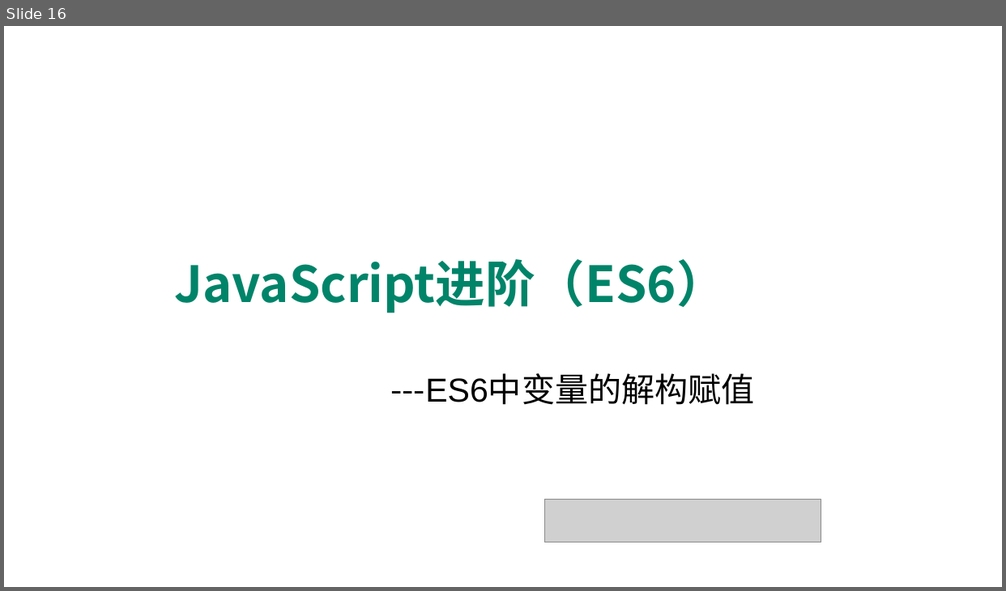
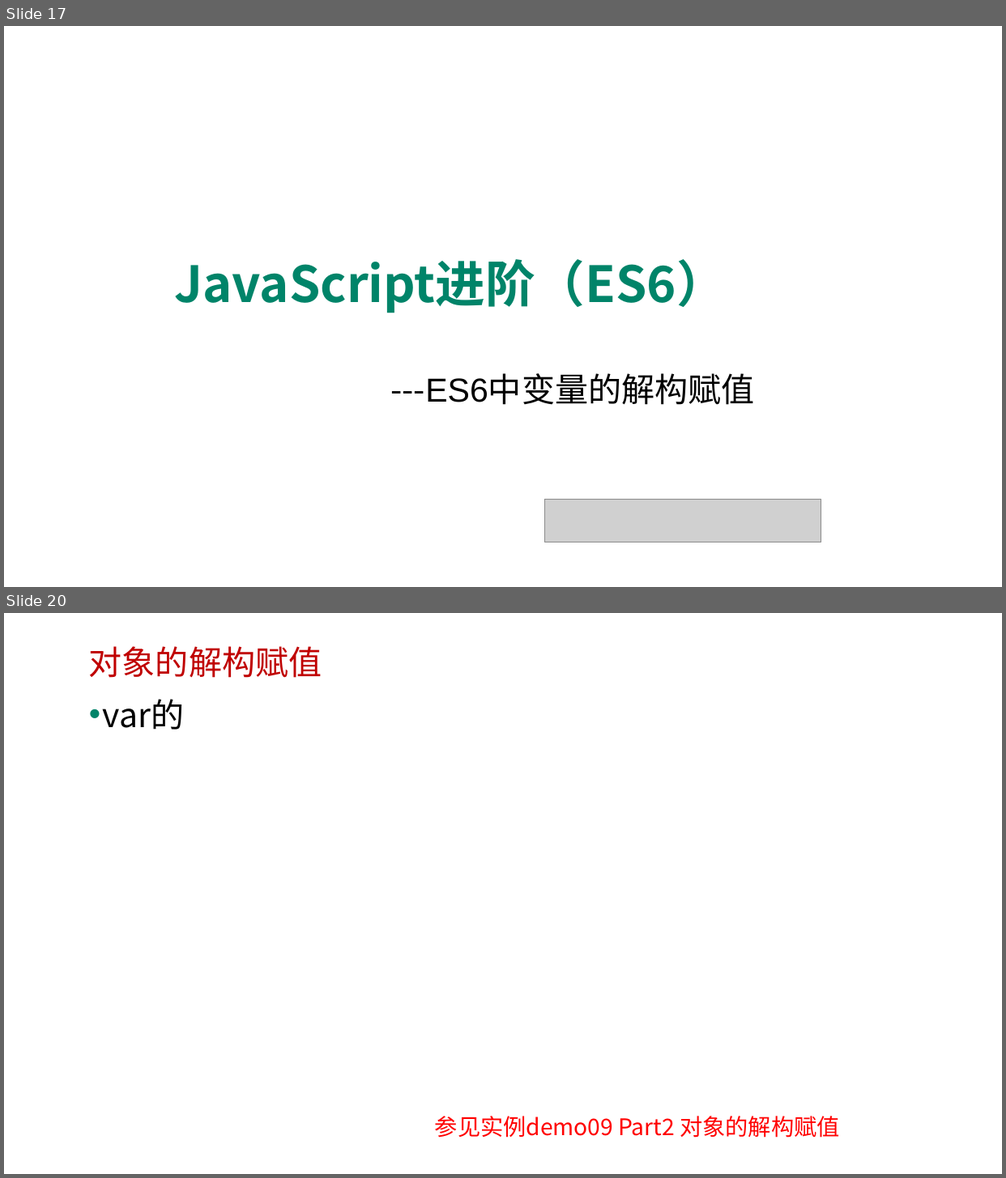
Before and after one commit to edu2act/course-javascript-advanced, a slide deck: 课程PPT/13.ECMAScript 6 一.pptx. Shown one above the other, each under a label of ours: slide 16 before the commit, slides 17 and 20 after it; the slides between them are not shown. The pictures are 1006x591 and 1006x1178 pixels, drawn with LibreOffice and Linux fonts; fonts in the diff are those of the drawing; grey boxes stand for pictures; background and template pictures are left out. Boxes give left, top, right and bottom in pixels: in the first picture for what was removed or moved away, otherwise in the second. Text is boxed around its words. In the diff, an @@ line names an element or a change of style, - is before the commit and + after.

```diff
--- a/课程PPT/13.ECMAScript 6 一.pptx
+++ b/课程PPT/13.ECMAScript 6 一.pptx
@@ slide 20 added at (x1=4, y1=613, x2=1002, y2=1174), background picture (left out) @@
@@ text added at (x1=89, y1=646, x2=322, y2=678), 32 pt, text #C00000 @@
+对象的解构赋值
@@ text added at (x1=103, y1=699, x2=185, y2=730), 32 pt, text #000000 @@
+• var的
@@ text added at (x1=435, y1=1116, x2=839, y2=1138), 22 pt, text #FF0000 @@
+参见实例demo09 Part2 对象的解构赋值
@@ what was slide 16 is now slide 17 @@
```
Also in this commit, not shown: 5 slides changed, 3 other slides added, 6 other files.
